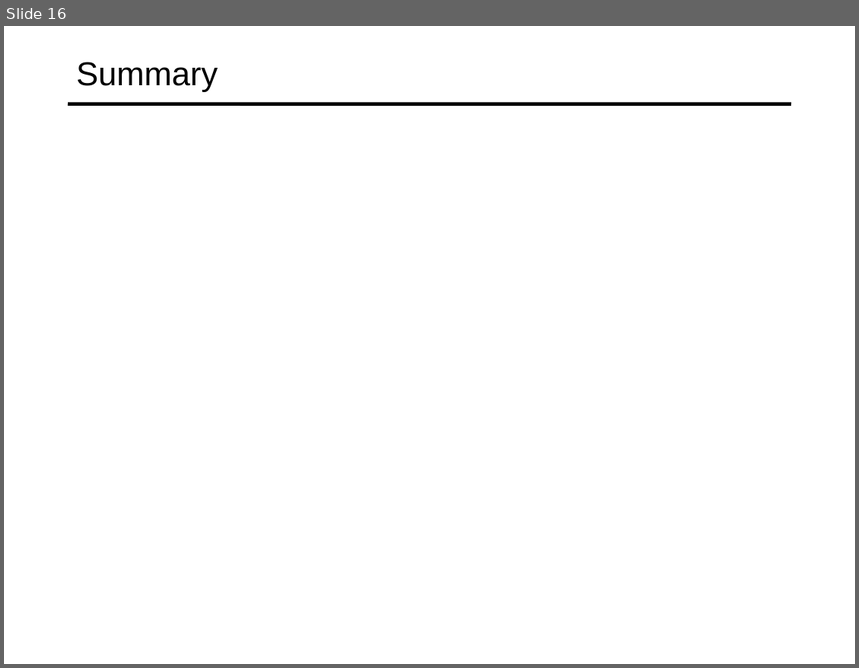
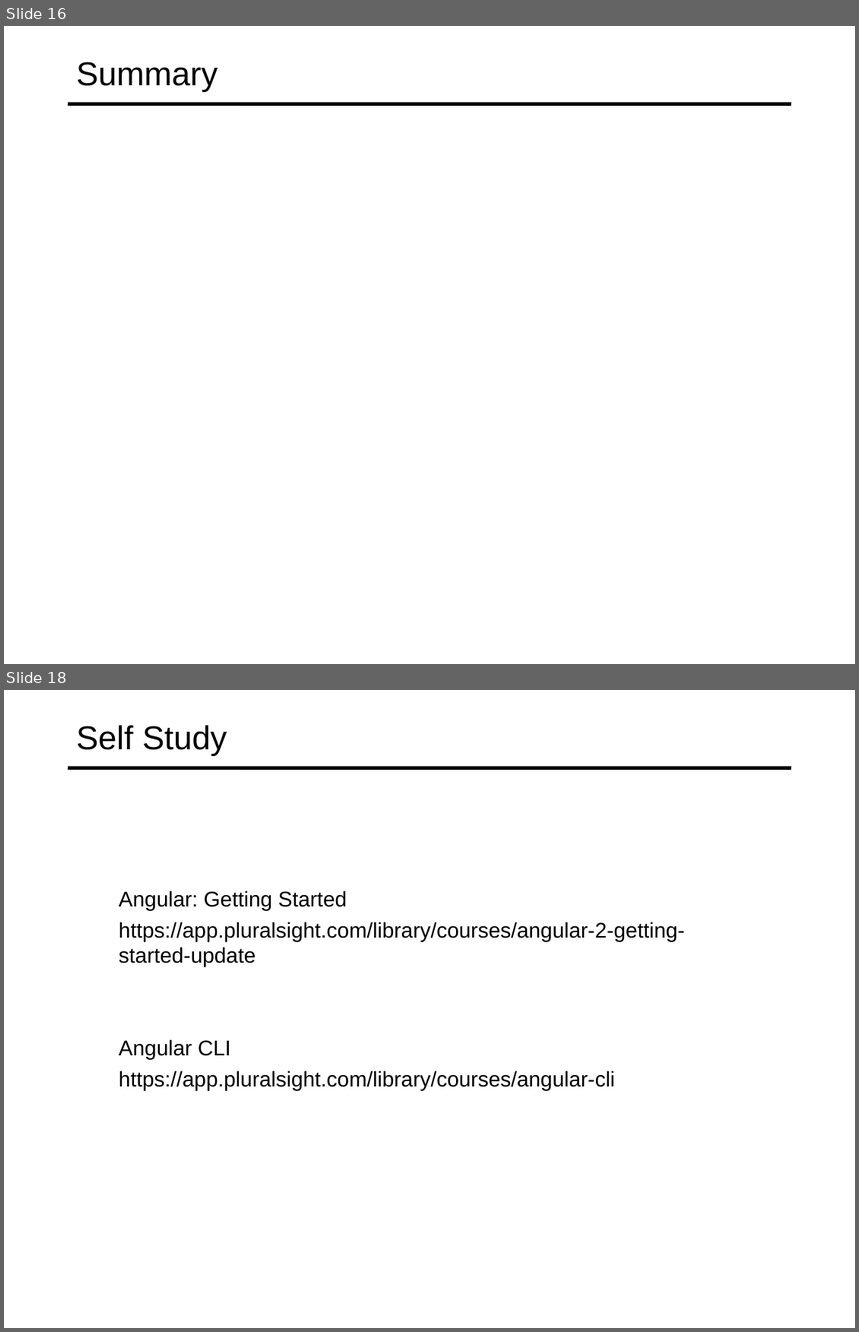
Before and after one commit to specter01wj/Jago_Link_Training, a slide deck: Angular/Angular12/Angular Advanced Course/Essentials/2.Displaying Data and Handling Events/L2_Displaying Data and Handling Events.ppt. Shown one above the other, each under a label of ours: slide 16 before the commit, slides 16 and 18 after it; the slides between them are not shown. The pictures are 859x668 and 859x1332 pixels, drawn with LibreOffice and Linux fonts; fonts in the diff are those of the drawing. Boxes give left, top, right and bottom in pixels: in the first picture for what was removed or moved away, otherwise in the second. Text is boxed around its words. In the diff, an @@ line names an element or a change of style, - is before the commit and + after.

```diff
--- a/Angular/Angular12/Angular Advanced Course/Essentials/2.Displaying Data and Handling Events/L2_Displaying Data and Handling Events.ppt
+++ b/Angular/Angular12/Angular Advanced Course/Essentials/2.Displaying Data and Handling Events/L2_Displaying Data and Handling Events.ppt
@@ slide 18 added at [4, 690, 855, 1328], background #FFFFFF; not listed: 1 template element that a slide beside it also shows @@
@@ title added at [76, 725, 227, 756], 28 pt, text #000000 @@
+Self Study
@@ text added at [119, 891, 685, 1091], 18 pt, text #000000 @@
+  Angular: Getting Started
+  https://app.pluralsight.com/library/courses/angular-2-getting-started-update
+  Angular CLI
+  https://app.pluralsight.com/library/courses/angular-cli
```
Also in this commit, not shown: 1 other slide added, 9 other files.
